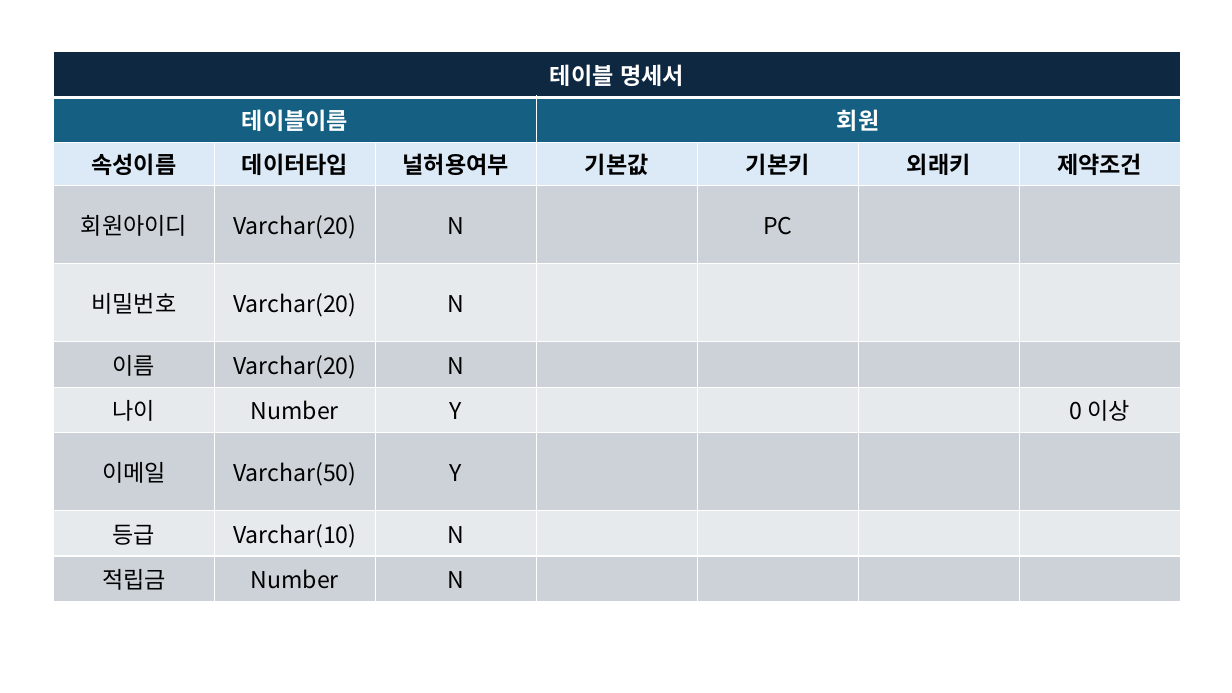
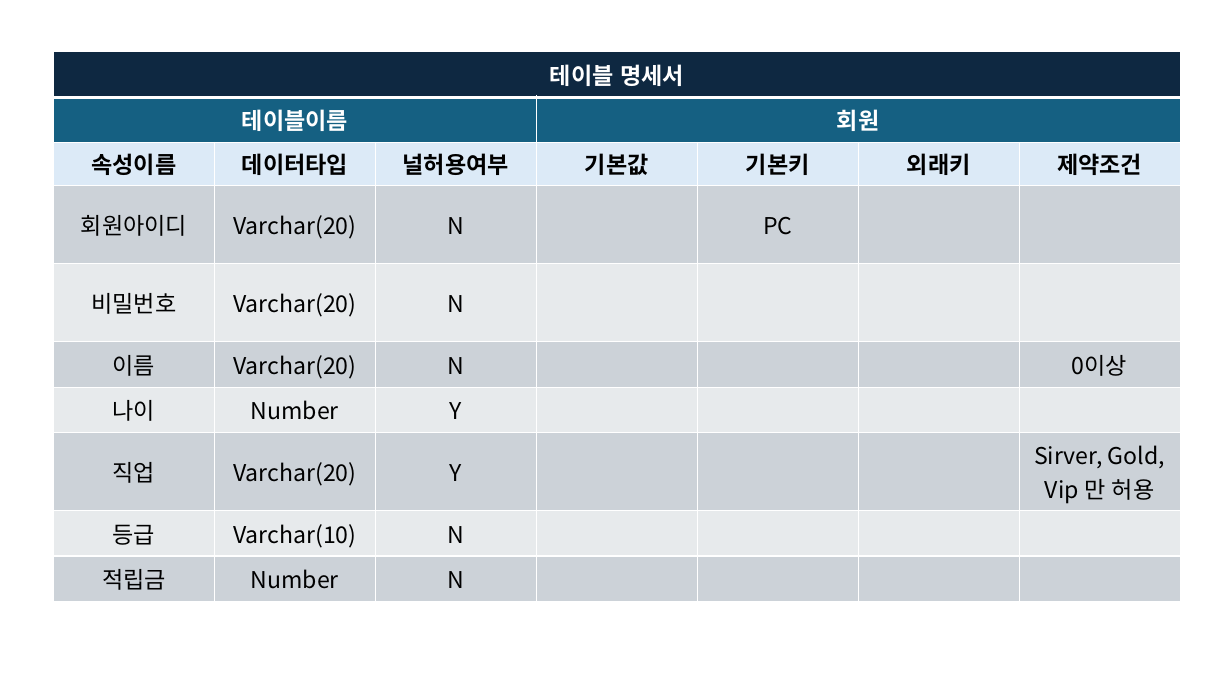
Before and after one commit to idsdk/DB_2025-2, a slide deck: slide 1 of 테이블명세서.pptx. Drawn at 1232x693 pixels with LibreOffice and Linux fonts; fonts in the diff are those of the drawing. Boxes give left, top, right and bottom in pixels: in the first picture for what was removed or moved away, otherwise in the second. Text is boxed around its words. In the diff, an @@ line names an element or a change of style, - is before the commit and + after.

```diff
--- a/테이블명세서.pptx
+++ b/테이블명세서.pptx
@@ table at box(54, 52, 1179, 601) @@
-row 6, column 7: 
+row 6, column 7: 0이상
-row 7, column 7: 0 이상
+row 7, column 7: 
-row 8: 이메일 | Varchar(50) | Y |  |  |  | 
+row 8: 직업 | Varchar(20) | Y |  |  |  | Sirver, Gold, Vip 만 허용
```
Also in this commit, not shown: 4 other slides changed.
